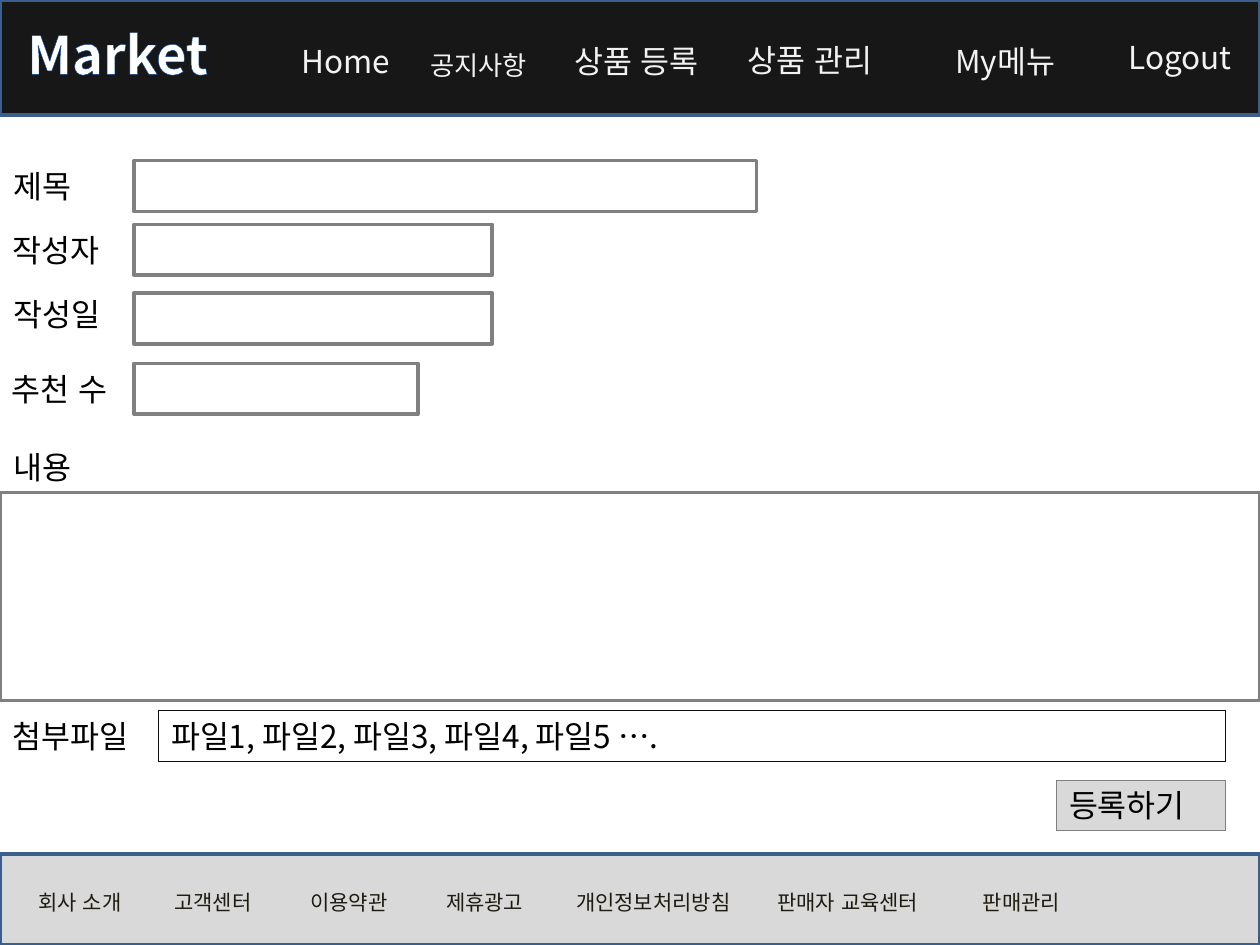
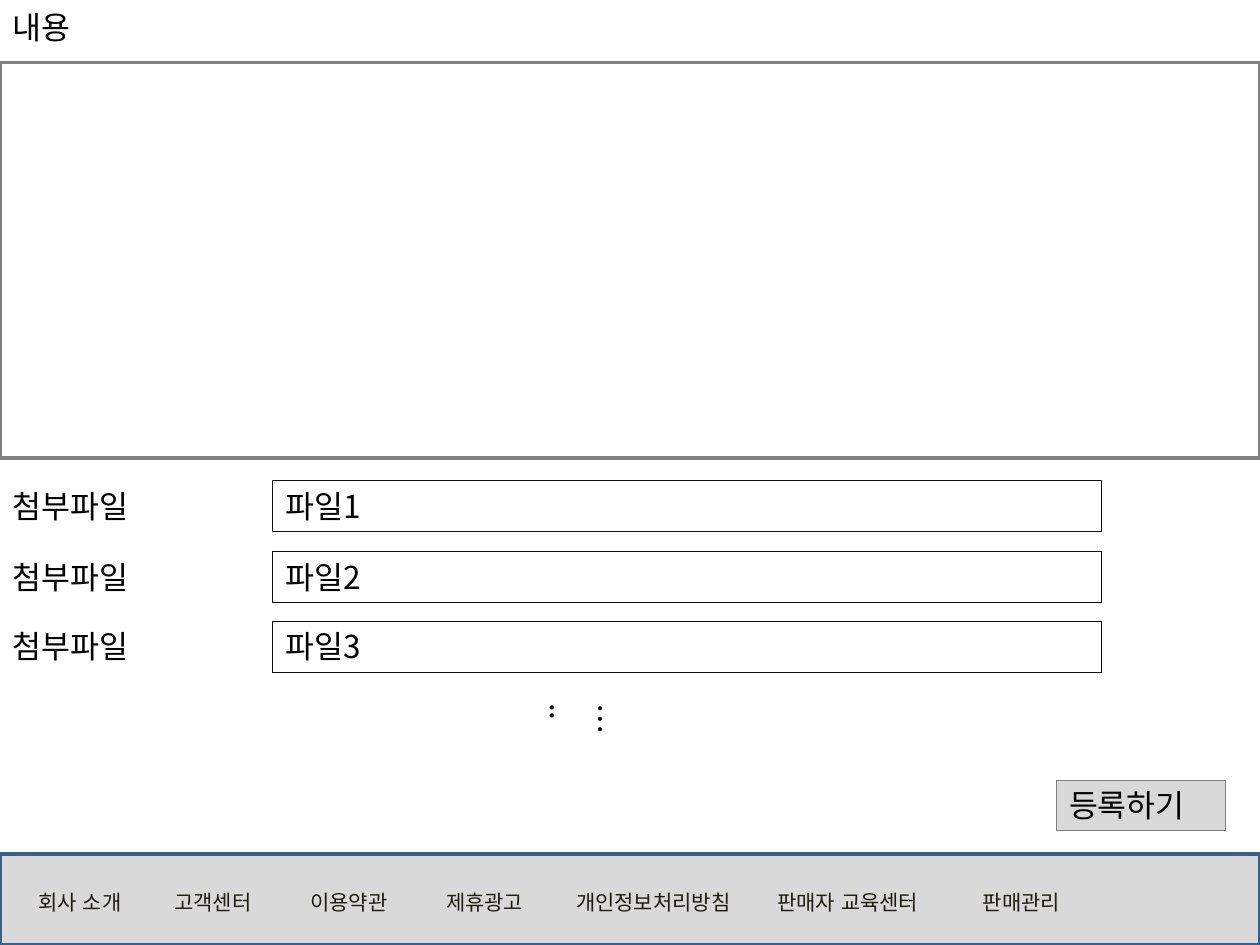
Before and after one commit to rosangels2/market, a slide deck: slide 30 of 포트폴리오/스토리보드/스토리보드.pptx (slide 29 before the commit). Drawn at 1260x945 pixels with LibreOffice and Linux fonts; fonts in the diff are those of the drawing. Boxes give left, top, right and bottom in pixels: in the first picture for what was removed or moved away, otherwise in the second. Text is boxed around its words. In the diff, an @@ line names an element or a change of style, - is before the commit and + after.

Commit message:
상품 정보/문의/댓글 화면 구현

```diff
--- a/포트폴리오/스토리보드/스토리보드.pptx
+++ b/포트폴리오/스토리보드/스토리보드.pptx
@@ text "내용": place and size @@
-text "내용" at bbox=[13, 453, 71, 482]
+text "내용" at bbox=[12, 13, 70, 42]
@@ group removed at bbox=[0, 0, 1260, 116]: 7 texts, 1 rectangle @@
-Logout
-My메뉴
-Home
-공지사항
-상품 등록
-Market
-상품 관리
@@ rectangle: place and size @@
-rectangle at bbox=[0, 493, 1260, 701]
+rectangle at bbox=[0, 63, 1260, 459]
@@ group removed at bbox=[12, 160, 1226, 761]: 5 rectangles, 4 texts @@
-파일1, 파일2, 파일3, 파일4, 파일5 ….
-제목
-작성자
-작성일
-추천 수
@@ text added at bbox=[12, 491, 128, 521], 18 pt, text #000000 @@
+첨부파일
@@ rectangle added at bbox=[273, 481, 1102, 532], outline #0D0D0D 0.75 pt, 18 pt, text #000000 @@
+파일1
@@ text added at bbox=[12, 562, 128, 592], 18 pt, text #000000 @@
+첨부파일
@@ rectangle added at bbox=[273, 552, 1102, 602], outline #0D0D0D 0.75 pt, 18 pt, text #000000 @@
+파일2
@@ text "첨부파일": place and size @@
-text "첨부파일" at bbox=[12, 721, 128, 751]
+text "첨부파일" at bbox=[12, 631, 128, 661]
@@ rectangle added at bbox=[273, 621, 1102, 672], outline #0D0D0D 0.75 pt, 18 pt, text #000000 @@
+파일3
@@ text added at bbox=[563, 690, 626, 740], 18 pt, text #000000 @@
+…..
```
Also in this commit, not shown: 5 other slides changed, 1 slide added, 4 other files.
